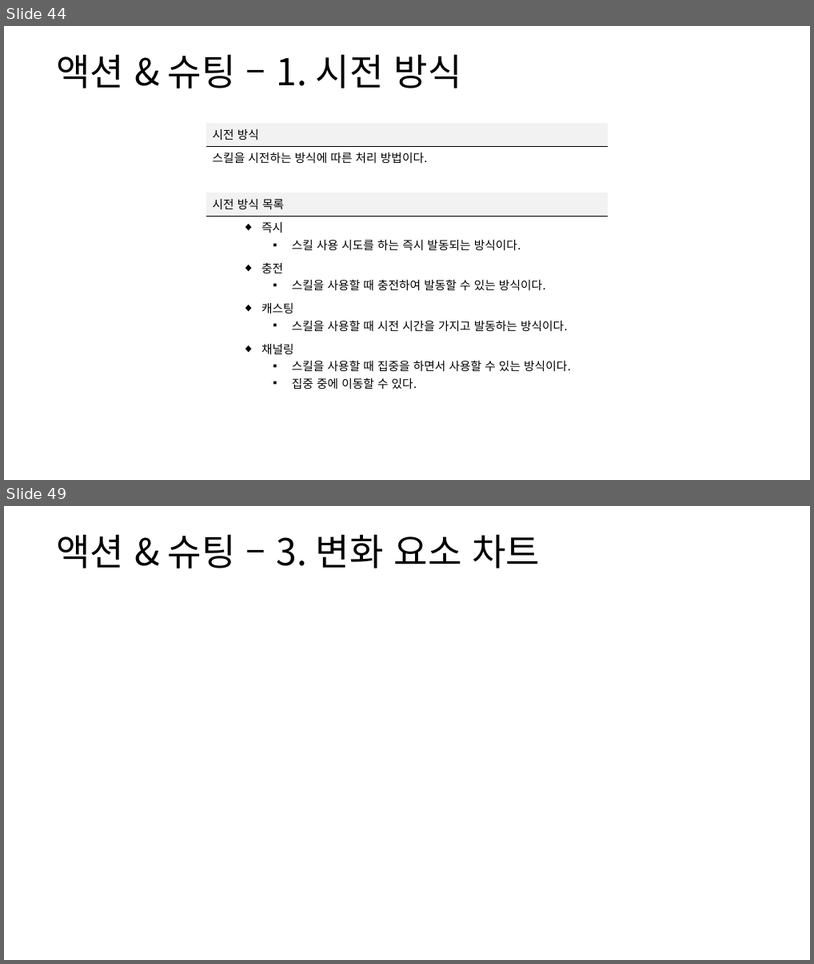
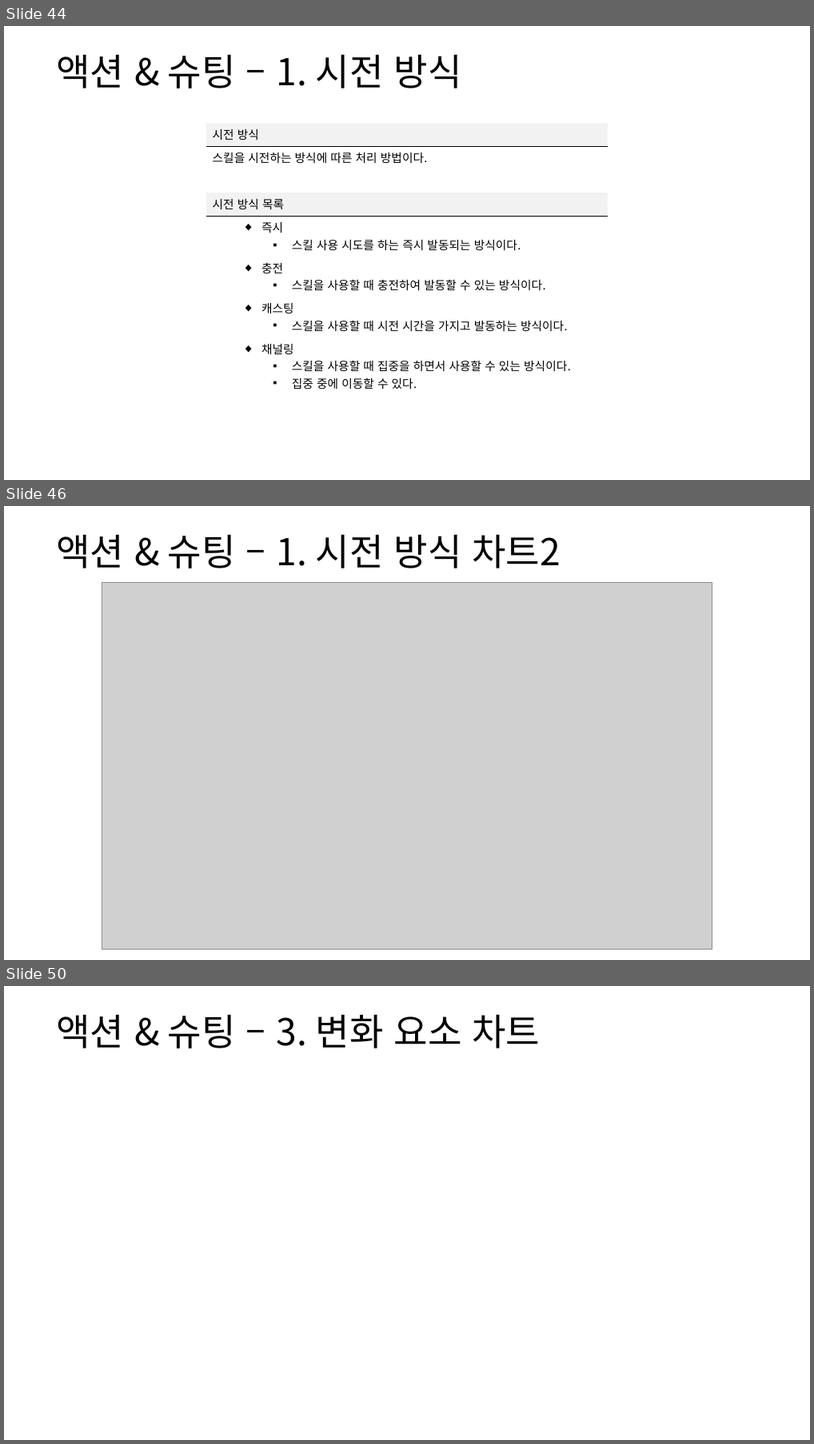
Before and after one commit to yjk0401/unityenginebasic_9th, a slide deck: 기획/방랑엽사전/스킬 시스템 기획서.pptx. Shown one above the other, each under a label of ours: slides 44 and 49 before the commit, slides 44, 46 and 50 after it; the slides between them are not shown. The pictures are 814x964 and 814x1444 pixels, drawn with LibreOffice and Linux fonts; fonts in the diff are those of the drawing; grey boxes stand for pictures. Boxes give left, top, right and bottom in pixels: in the first picture for what was removed or moved away, otherwise in the second. Text is boxed around its words. In the diff, an @@ line names an element or a change of style, - is before the commit and + after.

```diff
--- a/기획/방랑엽사전/스킬 시스템 기획서.pptx
+++ b/기획/방랑엽사전/스킬 시스템 기획서.pptx
@@ slide 46 added at (x1=4, y1=506, x2=810, y2=960), background #FFFFFF @@
@@ text added at (x1=56, y1=534, x2=561, y2=568), 44 pt, text #000000 @@
+액션 & 슈팅 – 1. 시전 방식 차트2
@@ picture added at (x1=102, y1=583, x2=712, y2=949) @@
@@ what was slide 49 is now slide 50 @@
```
Also in this commit, not shown: 4 slides changed, 5 other files.
